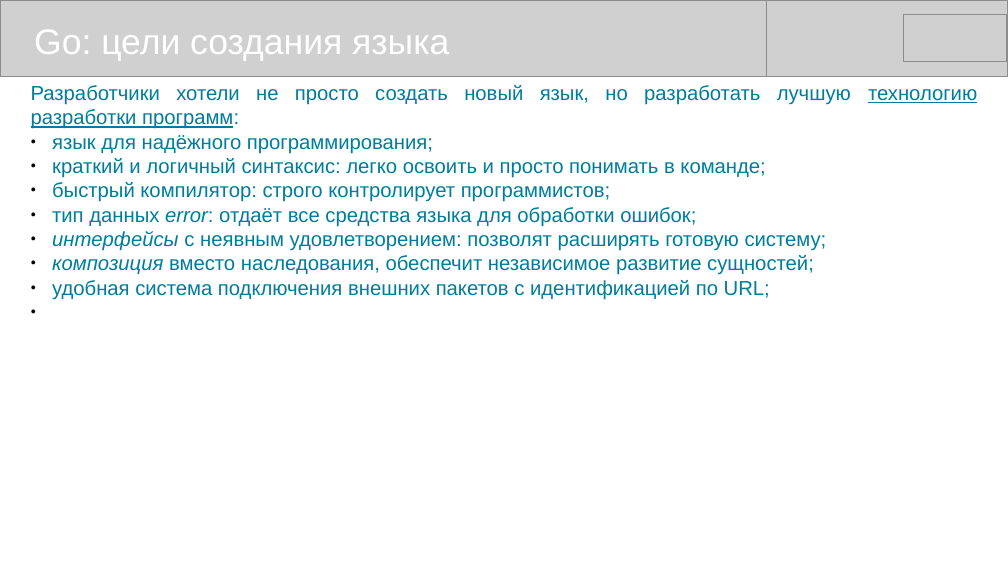
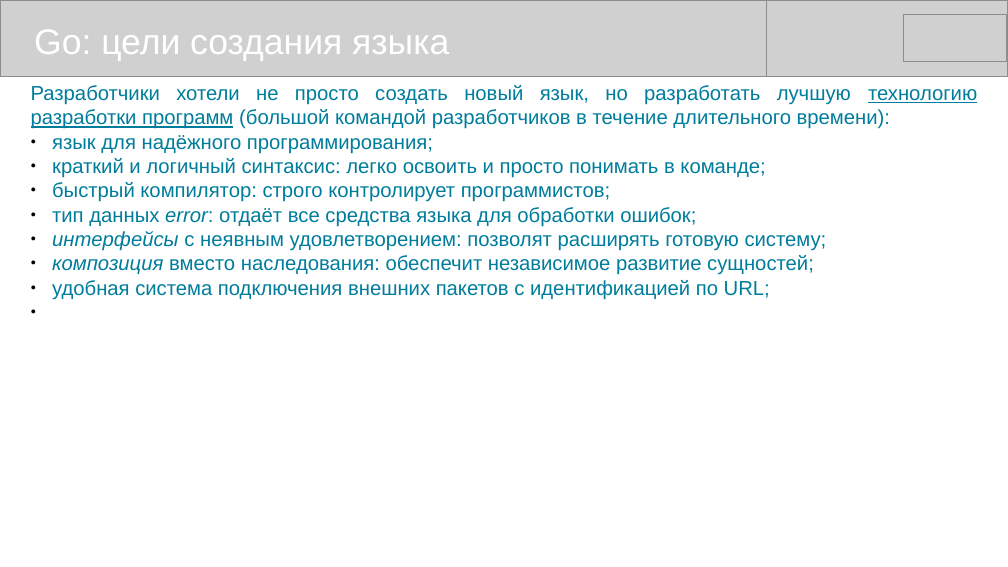
Before and after one commit to mike-shock/Go_language, a slide deck: slide 5 of Go_Review.odp. Drawn at 1008x567 pixels with LibreOffice and Linux fonts; fonts in the diff are those of the drawing; grey boxes stand for pictures. Boxes give left, top, right and bottom in pixels: in the first picture for what was removed or moved away, otherwise in the second. Text is boxed around its words. In the diff, an @@ line names an element or a change of style, - is before the commit and + after.

```diff
--- a/Go_Review.odp
+++ b/Go_Review.odp
@@ text at [31,85,977,129]: text changed @@
-Разработчики хотели не просто создать новый язык, но разработать лучшую технологию разработки программ:
+Разработчики хотели не просто создать новый язык, но разработать лучшую технологию разработки программ (большой командой разработчиков в течение длительного времени):
@@ text at [52,255,814,275]: text changed @@
-● композиция вместо наследования, обеспечит независимое развитие сущностей;
+● композиция вместо наследования: обеспечит независимое развитие сущностей;
```
Also in this commit, not shown: 7 other slides changed, 1 slide added, 2 other files.
